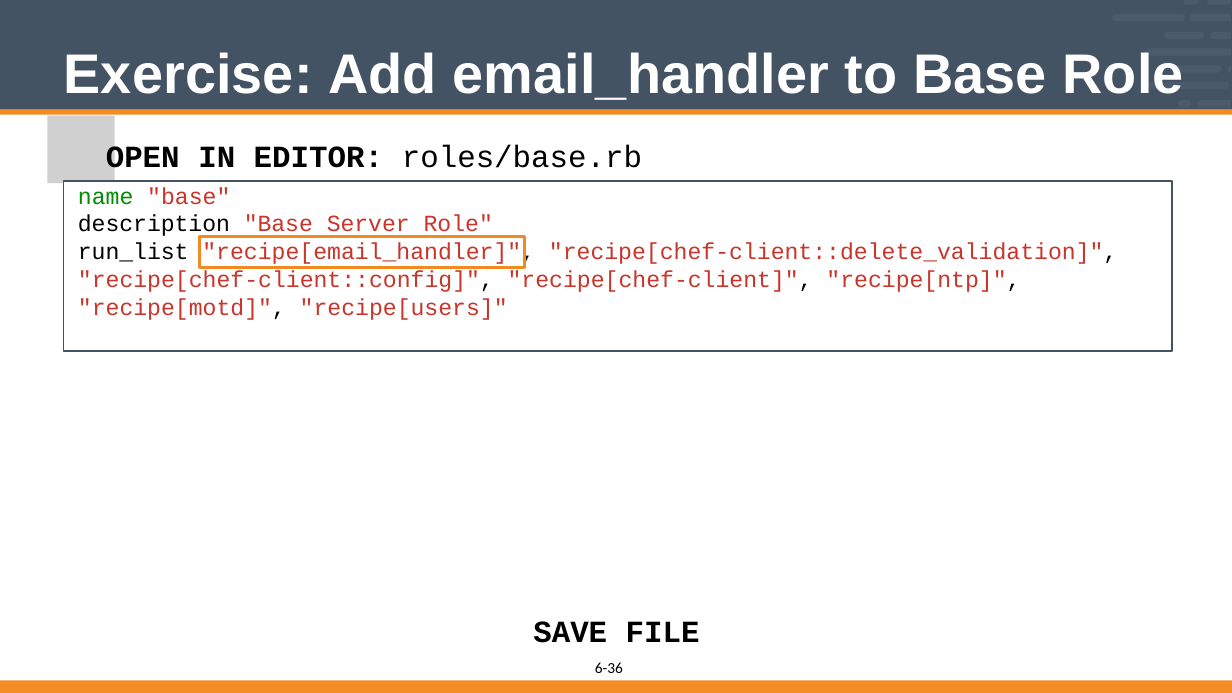
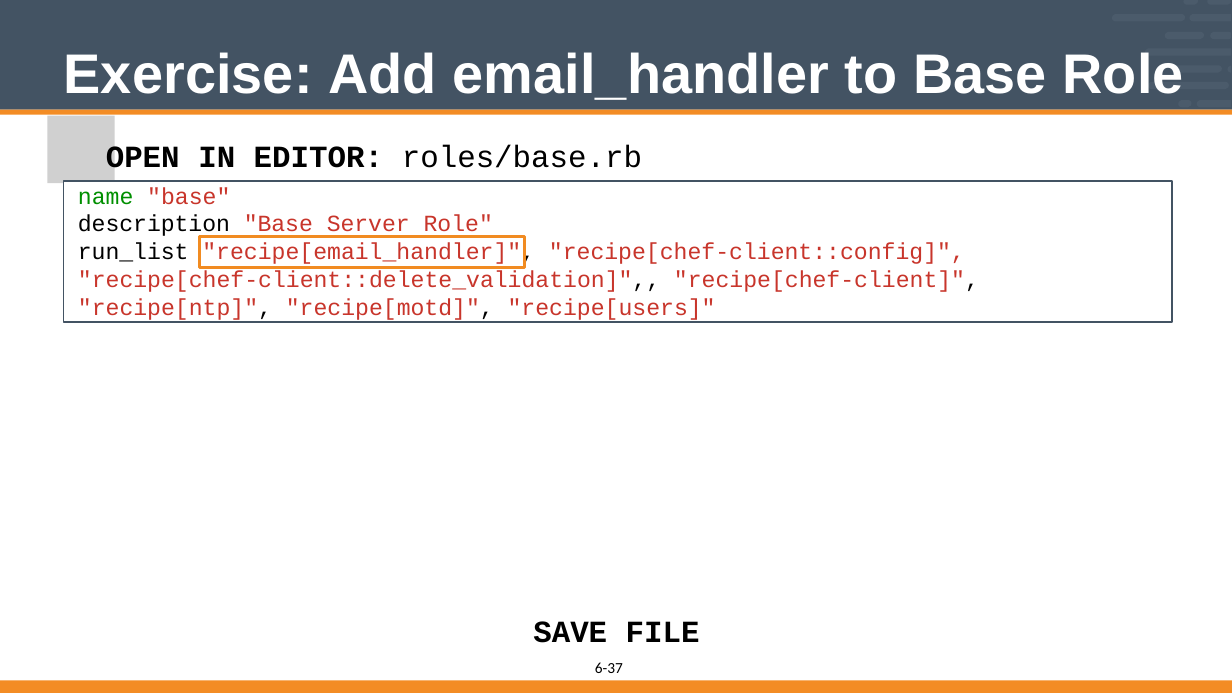
Before and after one commit to vinyar/chef-intermediate, a slide deck: slide 37 of 06-implementing_chef_handlers.pptx (slide 36 before the commit). Drawn at 1232x693 pixels with LibreOffice and Linux fonts; fonts in the diff are those of the drawing; grey boxes stand for pictures. Boxes give left, top, right and bottom in pixels: in the first picture for what was removed or moved away, otherwise in the second. Text is boxed around its words. In the diff, an @@ line names an element or a change of style, - is before the commit and + after.

Commit message:
Updated Chef Handler
* Updated a few of the fonts and formatting (still some that I don't want to fix because they were converted to smart objects)

```diff
--- a/06-implementing_chef_handlers.pptx
+++ b/06-implementing_chef_handlers.pptx
@@ rectangle "name "base"": place and size @@
-rectangle "name "base"" at box(64, 181, 1172, 351)
+rectangle "name "base"" at box(64, 181, 1172, 322)
@@ text in rectangle at box(78, 242, 979, 322): text changed @@
-run_list "recipe[email_handler]", "recipe[chef-client::delete_validation]", "recipe[chef-client::config]", "recipe[chef-client]", "recipe[ntp]", "recipe[motd]", "recipe[users]"
+run_list "recipe[email_handler]", "recipe[chef-client::config]", "recipe[chef-client::delete_validation]",, "recipe[chef-client]", "recipe[ntp]", "recipe[motd]", "recipe[users]"
@@ page number at box(607, 663, 623, 673): text changed @@
-36
+37
```
Also in this commit, not shown: 7 other slides changed, 1 slide added.
